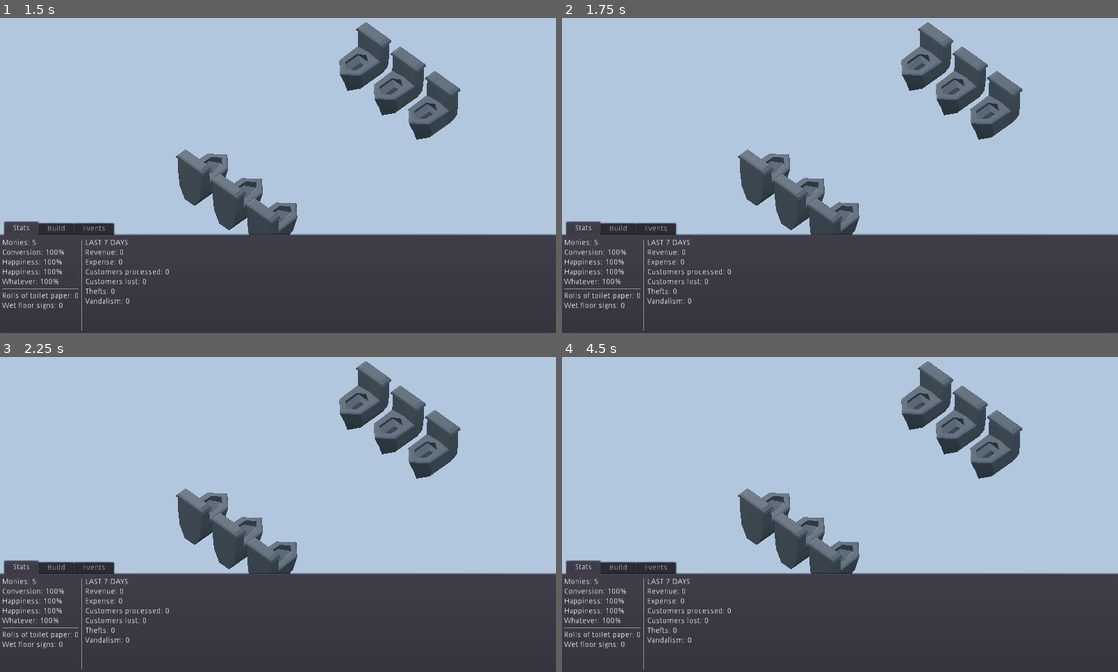
Above: before the commit, frames 1-4 (two rows, left to right).
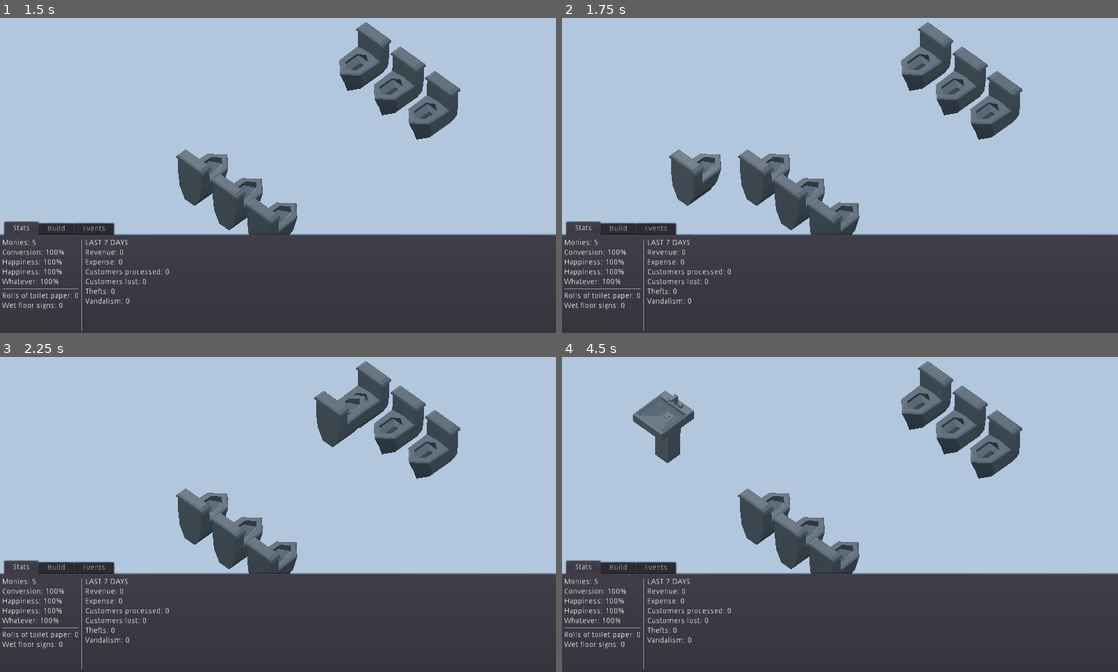
Above: after the commit, the same moments.

Repository: austinirvine/mayninth
Game: Godot game, scene res://start.tscn
The game is run twice, just before and just after one commit, with the same random seed, the same clock (stepped at 60 frames per second) and the same inputs.
Inputs (mouse positions are in pixels of both pictures, inside the frame that each line leads up to):
- Up to frame 1 (1.5 s): tap Enter at 0.5 s; move the mouse to (400, 153) at 0.52 s; press the mouse at (400, 153) at 0.53 s; hold ] (rotate_right, bound only after the commit) 0.53-1.28 s; right-click (400, 153) at 0.8 s; tap Space at 1.25 s; move the mouse to (166, 188) at 1.27 s; release the mouse at (166, 188) at 1.28 s; hold [ (rotate_left, bound only after the commit) from 1.28 s (still down); right-click (166, 188) at 1.35 s
- Up to frame 2 (1.75 s): keep holding [ (rotate_left, bound only after the commit); tap 1 at 1.55 s
- Up to frame 3 (2.25 s): tap Enter at 2 s; move the mouse to (333, 438) at 2.02 s; release [ (rotate_left, bound only after the commit) at 2.03 s; hold ] (rotate_right, bound only after the commit) from 2.03 s (still down); tap 1 at 2.1 s
- Up to frame 4 (4.5 s): tap 2 at 2.3, 2.85 s; tap Space at 2.75, 4.25 s; move the mouse to (812, 574) at 2.77 s; click (812, 574) at 3.05 s; tap Enter at 3.5 s; move the mouse to (1006, 558) at 3.52 s; release ] (rotate_right, bound only after the commit) at 3.53 s; press the mouse at (1006, 558) at 3.53 s; hold [ (rotate_left, bound only after the commit) from 3.53 s (still down); right-click (1006, 558) at 3.8 s; move the mouse to (673, 460) at 4.27 s; release the mouse at (673, 460) at 4.28 s; right-click (673, 460) at 4.35 s

Frame 1 is identical in both runs. In frame 2, 1.1% of the frame differs, in the area x 19-29%, y 41-60%; in frame 3, 0.8%; in frame 4, 1.4%, in the area x 12-24%, y 10-34%.

Commit message:
More refactoring, item placement + removal + grid storage

Diff:
--- a/project/WorldGenerator.gd
+++ /dev/null
@@ -1,70 +0,0 @@
-extends Node
-
-var startingLocation = Vector3(0.0, 0.0, 0.0);
-var worldObjects = [];
-var tileObject = load("res://Tile.tscn");
-var constructLib = load("res://items/Construction_MeshLibrary.meshlib");
-
-var toilet = load("res://items/plumbing/Toilet/Toilet.tscn");
-var sink = load("res://items/plumbing/Toilet/Toilet.tscn");
-
-var constructContainer = [];
-var currentSelection;
-var lastSelection;
-
-var cursorObject;
-
-func _ready():
-	BuildGrid();
-	Construct();
-	pass
-
-func BuildGrid():
-	var node = tileObject.instance();
-	self.add_child(node);
-
-	for x in range(100):
-		worldObjects.append([]);
-		for y in range(100):
-			worldObjects[x].append(null);
-
-	pass
-
-func Construct():
-	var wall = constructLib.get_item_mesh(0); #wall chnk
-	var corner = constructLib.get_item_mesh(1); #corner chnk
-
-	var toilet = plumbingLib.get_item_mesh(0); #toilet chnk
-	var sink = plumbingLib.get_item_mesh(1); #sink chnk
-
-	constructContainer.append(toilet);
-	constructContainer.append(sink);
-
-	if(currentSelection == null):
-		currentSelection = constructContainer[0];
-		lastSelection = constructContainer[0];
-	pass
-
-func _input(event):
-
-	if(event is InputEventKey):
-		if(event.pressed and event.scancode == KEY_1):
-			currentSelection = constructContainer[0];
-		if(event.pressed and event.scancode == KEY_2):
-			currentSelection = constructContainer[1];
-		print(currentSelection);
-
-	pass
-
-func _process(delta):
-	if(currentSelection != lastSelection):
-		lastSelection = currentSelection;
-		var tempNode =
-		cursorObject = currentSelection.instance();
-		self.add_child(cursorObject);
-
-	if(cursorObject != null):
-		var mouse_position = get_viewport().get_mouse_position();
-		cursorObject.position = mouse_position;
-
-	pass
--- a/project/levels/LevelOne.tscn
+++ b/project/levels/LevelOne.tscn
@@ -1,7 +1,8 @@
-[gd_scene load_steps=5 format=2]
+[gd_scene load_steps=6 format=2]
 
-[ext_resource path="res://menu/hud/hud.tscn" type="PackedScene" id=1]
-[ext_resource path="res://items/toilet.dae" type="PackedScene" id=2]
+[ext_resource path="res://world.gd" type="Script" id=1]
+[ext_resource path="res://menu/hud/hud.tscn" type="PackedScene" id=2]
+[ext_resource path="res://items/toilet.dae" type="PackedScene" id=3]
 
 [sub_resource type="PlaneMesh" id=1]
 
@@ -13,7 +14,10 @@
 
 plane = Plane( 0, 1, 0, 0 )
 
-[node name="Bathroom Gen" type="Node"]
+[node name="Bathroom Gen" type="Node" index="0"]
+
+script = ExtResource( 1 )
+grid_size = 128
 
 [node name="Camera" type="Camera" parent="." index="0"]
 
--- a/project/menu/hud/hud.gd
+++ b/project/menu/hud/hud.gd
@@ -1,4 +1,6 @@
 extends CanvasLayer
+
+signal item_clicked
 
 func _ready():
 	var buttons = []
@@ -13,3 +15,4 @@
 func item_button_pressed(button):
 	print("CHANGE ITEM SELECTION HERE")
 	print(button.item)
+	emit_signal("item_clicked", button.item)
--- a/project/project.godot
+++ b/project/project.godot
@@ -14,6 +14,17 @@
 run/main_scene="res://start.tscn"
 config/icon="res://icon.png"
 
+[input]
+
+rotate_left=[ Object(InputEventKey,"resource_local_to_scene":false,"resource_name":"","device":0,"alt":false,"shift":false,"control":false,"meta":false,"command":false,"pressed":false,"scancode":91,"unicode":0,"echo":false,"script":null)
+ ]
+rotate_right=[ Object(InputEventKey,"resource_local_to_scene":false,"resource_name":"","device":0,"alt":false,"shift":false,"control":false,"meta":false,"command":false,"pressed":false,"scancode":93,"unicode":0,"echo":false,"script":null)
+ ]
+mouse1=[ Object(InputEventMouseButton,"resource_local_to_scene":false,"resource_name":"","device":0,"alt":false,"shift":false,"control":false,"meta":false,"command":false,"button_mask":0,"position":Vector2( 0, 0 ),"global_position":Vector2( 0, 0 ),"factor":1.0,"button_index":1,"pressed":false,"doubleclick":false,"script":null)
+ ]
+mouse2=[ Object(InputEventMouseButton,"resource_local_to_scene":false,"resource_name":"","device":0,"alt":false,"shift":false,"control":false,"meta":false,"command":false,"button_mask":0,"position":Vector2( 0, 0 ),"global_position":Vector2( 0, 0 ),"factor":1.0,"button_index":2,"pressed":false,"doubleclick":false,"script":null)
+ ]
+
 [rendering]
 
 environment/default_environment="res://default_env.tres"
--- a/project/start.tscn
+++ b/project/start.tscn
@@ -3,7 +3,7 @@
 [ext_resource path="res://start.gd" type="Script" id=1]
 [ext_resource path="res://levels/LevelOne.tscn" type="PackedScene" id=2]
 
-[node name="Node" type="Node" index="0"]
+[node name="Node" type="Node"]
 
 script = ExtResource( 1 )
 first_scene = ExtResource( 2 )
--- /dev/null
+++ b/project/world.gd
@@ -0,0 +1,106 @@
+extends Node
+
+#var startingLocation = Vector3(0.0, 0.0, 0.0);
+#var worldObjects = [];
+#var tileObject = load("res://Tile.tscn");
+#var constructLib = load("res://items/Construction_MeshLibrary.meshlib");
+
+const CELL_SIZE = 3.0  # Cell size in distance
+export var grid_size = 128  # Grid size in cells
+
+var grid = []
+var preview_item = null  # PackedScene or null
+var preview_node = null  # Object or null
+
+func _ready():
+	$HUD.connect("item_clicked", self, "handle_item_click")
+
+	# Initialize empty grid
+	for x in range(grid_size):
+		grid.append([])
+		for y in range(grid_size):
+			grid[x].append(null)
+
+func handle_item_click(item):
+	var pos = Vector3()
+	if preview_node:
+		# Preserve last preview's position
+		pos = preview_node.translation  # *Pretty sure* this is a getter that creates a new Vector3, Vector3 is otherwise mutable
+		preview_node.queue_free()
+
+	preview_item = item
+
+	if item:
+		preview_node = item.instance()
+		add_child(preview_node)
+		preview_node.translation = pos
+
+func snap_to_grid(pos):
+	var new_pos = Vector3()
+	new_pos[0] = int(CELL_SIZE * round(pos[0] / CELL_SIZE))
+	new_pos[2] = int(CELL_SIZE * round(pos[2] / CELL_SIZE))
+	return new_pos
+
+func pos_to_coords(pos):
+	var x = round(pos[0] / CELL_SIZE)
+	var y = round(pos[2] / CELL_SIZE)
+	return [x, y]
+
+func coords_to_pos(coords):
+	var pos = Vector3()
+	pos[0] = coords[0] * CELL_SIZE
+	pos[2] = coords[2] * CELL_SIZE
+	return pos
+
+func _unhandled_input(event):
+	if(event is InputEventKey):
+		# For testing/debugging only. Actual game defines these on item button nodes
+		if(event.pressed and event.scancode == KEY_1):
+			handle_item_click(preload("res://items/toilet.dae"))
+		if(event.pressed and event.scancode == KEY_2):
+			handle_item_click(preload("res://items/sink.dae"))
+
+	# Preview rotation...
+	if event.is_action_pressed("rotate_left"):
+		pass
+
+	elif event.is_action_pressed("rotate_right"):
+		pass
+
+	# Item placement
+	if event.is_action_pressed("mouse1"):
+		if preview_node:
+			var coords = pos_to_coords(preview_node.translation)
+			var x = coords[0]
+			var y = coords[1]
+			if (grid[x][y] == null):
+				var node = preview_item.instance()
+				node.translation = preview_node.translation
+				## TODO - Register to grid in node._ready() so editor placement works...
+				grid[x][y] = node
+				add_child(node)
+				assert(grid[x][y] == node)
+
+	# Item removal
+	if event.is_action_pressed("mouse2"):
+		if preview_node:
+			var coords = pos_to_coords(preview_node.translation)
+			var x = coords[0]
+			var y = coords[1]
+			var node = grid[x][y]
+			if (node != null):
+				grid[x][y] = null
+				node.queue_free()
+
+func _process(delta):
+	if preview_node:
+		# Moves item preview to mouse position
+		var mousepos = get_viewport().get_mouse_position()
+		var start = $Camera.project_ray_origin(mousepos)
+		var end = $Camera.project_ray_normal(mousepos) * 1000.0
+
+		var state = $Camera.get_world().direct_space_state
+		var result = state.intersect_ray(start, end)
+
+		if result.size() > 0 and Input.get_mouse_mode() != Input.MOUSE_MODE_CAPTURED:  # Captured = rotating camera
+			preview_node.translation = snap_to_grid(result['position'])
Not shown: 1 places in project/levels/LevelOne.tscn that only renumber resources
